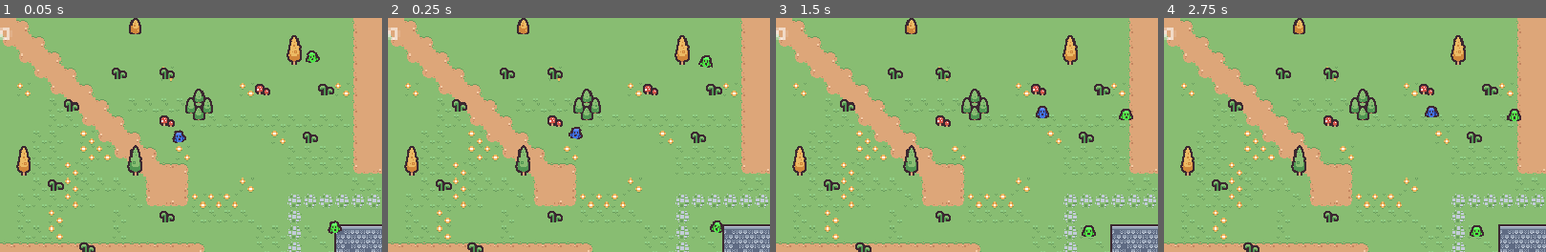
Above: before the commit, frames 1-4 (left to right).
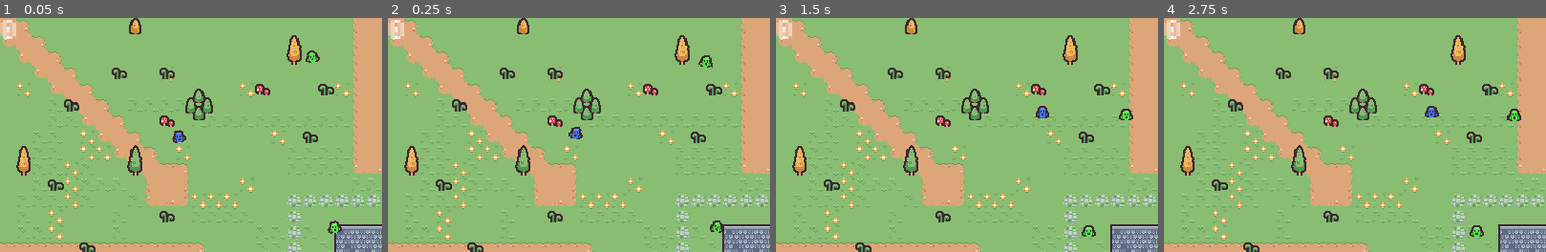
Above: after the commit, the same moments.

Repository: RiddimCrunch/TinyCreature-LudumDare56-
Game: Godot game, scene res://Scenes/World.tscn
Two runs of this game, one before a commit and one after it. Both use one fixed random seed, a clock stepped at 60 frames per second and the inputs below.
Inputs (mouse positions are % of the whole screen's width and height, from its top left):
- Up to frame 1 (0.05 s): no input
- Up to frame 2 (0.25 s): no input
- Up to frame 3 (1.5 s): move the mouse to (72, 45) at 0.52 s; hold Right (ui_right) 0.53-1.25 s; click (72, 45) at 0.67 s; tap Space (Jump) at 0.77 s; drag from (30, 55) to (100, 97) at 1.27 s
- Up to frame 4 (2.75 s): move the mouse to (60, 28) at 2.02 s; hold Right (ui_right) from 2.03 s (still down)
The pictures show only the part of the screen within x 0-50%, y 0-50%; the shares and areas given below are measured in that part.

The runs differ from the first frame. In frame 1, 0.2% of the frame differs, in the area x 0-5%, y 0-10%; in frame 2, 0.2%; in frame 3, 0.2%; in frame 4, 0.2%.

Commit message:
Fix score emplacement

Diff:
--- a/ludumdare/Scenes/World.tscn
+++ b/ludumdare/Scenes/World.tscn
@@ -40,6 +40,8 @@
 anchors_preset = 0
 anchor_right = 0.0
 anchor_bottom = 0.0
+offset_top = 5.0
+offset_bottom = 5.0
 grow_horizontal = 1
 grow_vertical = 1
 
--- a/ludumdare/Scenes/score.tscn
+++ b/ludumdare/Scenes/score.tscn
@@ -1,6 +1,7 @@
-[gd_scene load_steps=2 format=3 uid="uid://d1mptm78glf18"]
+[gd_scene load_steps=3 format=3 uid="uid://d1mptm78glf18"]
 
 [ext_resource type="Script" path="res://Scenes/score.gd" id="1_u60gq"]
+[ext_resource type="FontFile" uid="uid://d2nx2xrfct158" path="res://Assets/dogica.ttf" id="2_3qmy0"]
 
 [node name="Score" type="Control"]
 layout_mode = 3
@@ -16,4 +17,5 @@
 offset_right = 10.0
 offset_bottom = 23.0
 scale = Vector2(3, 3)
+theme_override_fonts/font = ExtResource("2_3qmy0")
 text = "0"
--- a/ludumdare/Scripts/wave_manager.gd
+++ b/ludumdare/Scripts/wave_manager.gd
@@ -76,7 +76,7 @@
 	return pauseMenu.visible
 
 func getWaveIndex():
-	print(waveIndex)
+	return waveIndex
 
 
 func _on_timer_timeout() -> void:
